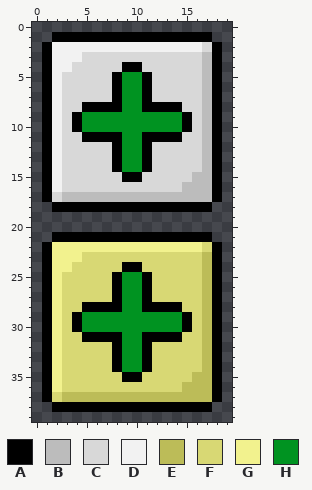
One commit to this pixel-art sprite: FreeSims/FreeSimsContent/Gui/HumanMaker/AddButton.png. The picture above is the old version.
The file is 40x80 pixels, drawn in blocks of 2x2; one block is one cell here.
Palette (. is transparent): A #000000  B #bcbcbc  C #d8d8d8  D #f2f2f2  E #bcbc58  F #d8d874  G #f2f28e  H #009321
Pixels before, first column x 1:
 1 .AAAAAAAAAAAAAAAA.
 2 ADDDDDDDDDDDDDDDCA
 3 ADDDCCCCCCCCCCCCBA
 4 ADDCCCCCAACCCCCCBA
 5 ADCCCCCAHHACCCCCBA
 6 ADCCCCCAHHACCCCCBA
 7 ADCCCCCAHHACCCCCBA
 8 ADCCAAAAHHAAAACCBA
 9 ADCAHHHHHHHHHHACBA
10 ADCAHHHHHHHHHHACBA
11 ADCCAAAAHHAAAACCBA
12 ADCCCCCAHHACCCCCBA
13 ADCCCCCAHHACCCCCBA
14 ADCCCCCAHHACCCCCBA
15 ADCCCCCCAACCCCCBBA
16 ADCCCCCCCCCCCCBBBA
17 ACBBBBBBBBBBBBBBBA
18 .AAAAAAAAAAAAAAAA.
19 ..................
20 ..................
21 .AAAAAAAAAAAAAAAA.
22 AGGGGGGGGGGGGGGGFA
23 AGGGFFFFFFFFFFFFEA
24 AGGFFFFFAAFFFFFFEA
25 AGFFFFFAHHAFFFFFEA
26 AGFFFFFAHHAFFFFFEA
27 AGFFFFFAHHAFFFFFEA
28 AGFFAAAAHHAAAAFFEA
29 AGFAHHHHHHHHHHAFEA
30 AGFAHHHHHHHHHHAFEA
31 AGFFAAAAHHAAAAFFEA
32 AGFFFFFAHHAFFFFFEA
33 AGFFFFFAHHAFFFFFEA
34 AGFFFFFAHHAFFFFFEA
35 AGFFFFFFAAFFFFFEEA
36 AGFFFFFFFFFFFFEEEA
37 AFEEEEEEEEEEEEEEEA
38 .AAAAAAAAAAAAAAAA.
The same view after the edit:
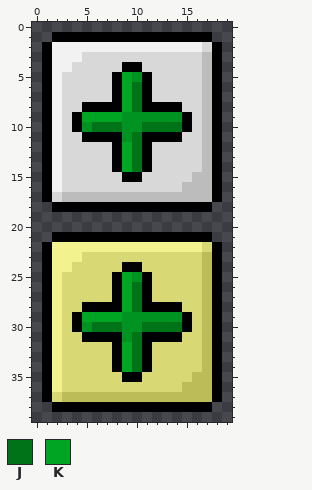
Colours new in this view: J #007218  K #00a523
Message: new random button in human maker some graphics has been updated too
Diff:
Changed rows in their new state; - is an unchanged pixel.
first column x 5:
 5 ----K-----
 6 ----KJ----
 7 ----KJ----
 8 ----KJ----
 9 KKKK------
10 -JJJ--JJJJ
11 -----J----
12 ----KJ----
13 ----KJ----
14 ----KJ----
first column x 5:
25 ----K-----
26 ----KJ----
27 ----KJ----
28 ----KJ----
29 KKKK------
30 -JJJ--JJJJ
31 -----J----
32 ----KJ----
33 ----KJ----
34 ----KJ----
Where, in picture pixels (left, top, right, bottom), the same in both pictures:
changed: (82, 72, 182, 172)
changed: (82, 272, 182, 372)
